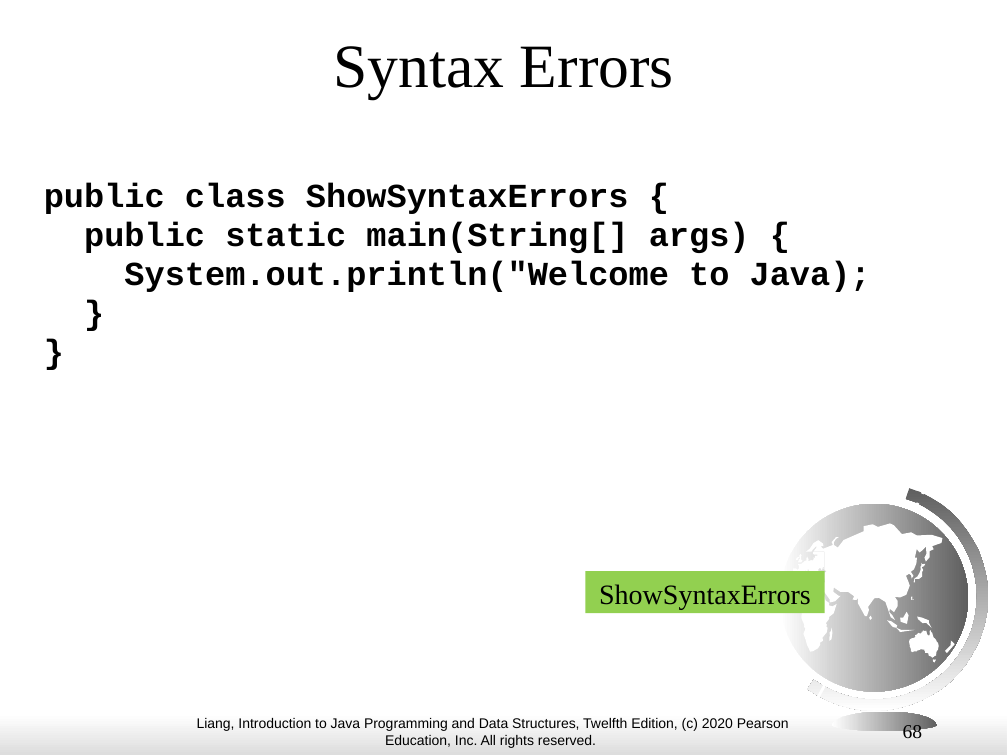
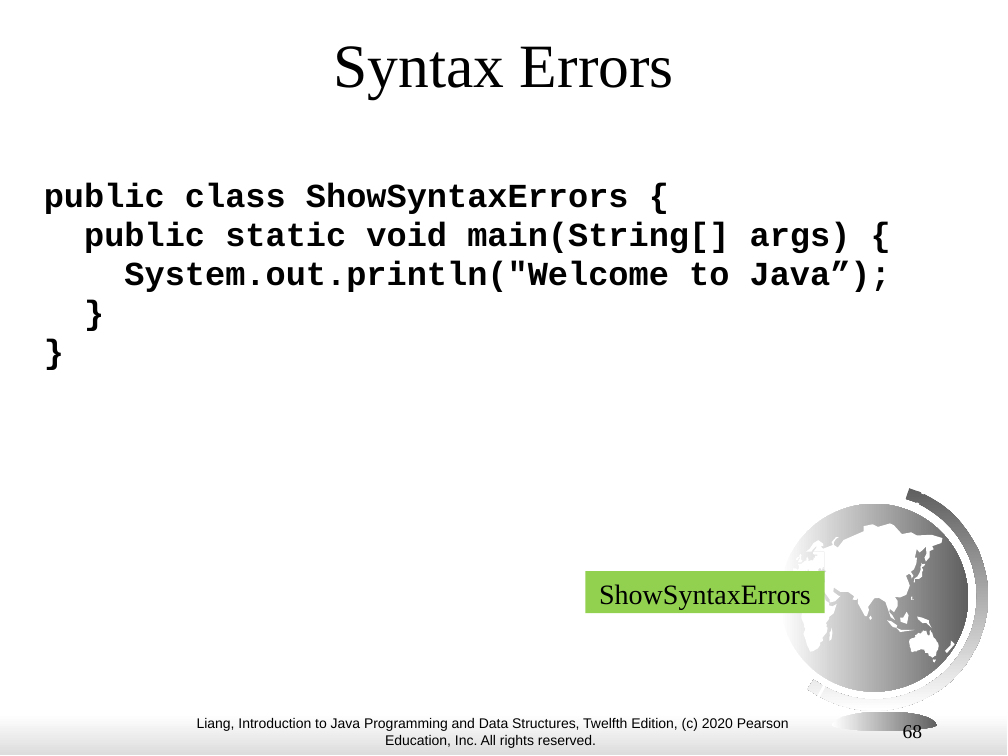
Before and after one commit to AughdonBreslin/CS501IntroToJava, a slide deck: slide 68 of Lectures/1_History.pptx. Drawn at 1008x756 pixels with LibreOffice and Linux fonts; fonts in the diff are those of the drawing. Boxes give left, top, right and bottom in pixels: in the first picture for what was removed or moved away, otherwise in the second. Text is boxed around its words. In the diff, an @@ line names an element or a change of style, - is before the commit and + after.

```diff
--- a/Lectures/1_History.pptx
+++ b/Lectures/1_History.pptx
@@ text at (84,221,891,292): text changed @@
-public static main(String[] args) {
-System.out.println("Welcome to Java);
+public static void main(String[] args) {
+System.out.println("Welcome to Java”);
```
Also in this commit, not shown: 1 other slide changed, 1 other file.
